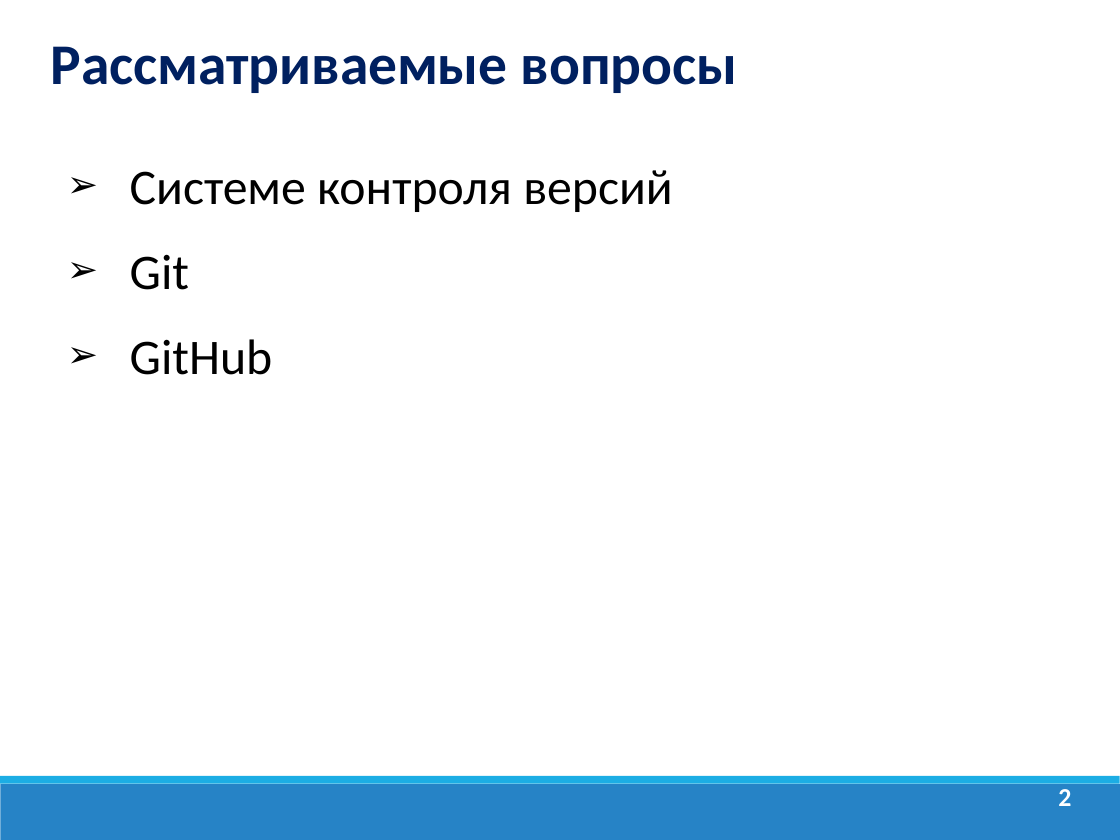
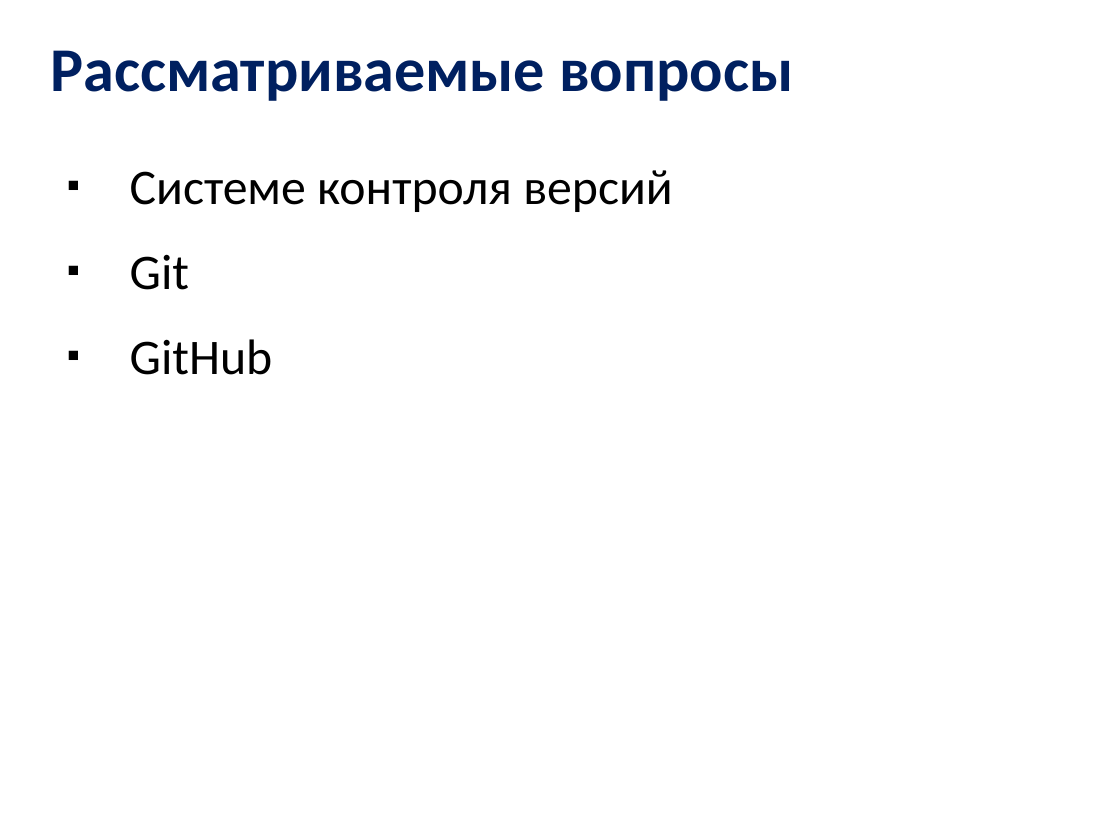
Before and after one commit to dmitry-academy/academy12322, a slide deck: slide 2 of academy12322/resources/presentations/Java Lection 3. Git.ppt. Drawn at 1120x840 pixels with LibreOffice and Linux fonts; fonts in the diff are those of the drawing; background and template pictures are left out. Boxes give left, top, right and bottom in pixels: in the first picture for what was removed or moved away, otherwise in the second. Text is boxed around its words. In the diff, an @@ line names an element or a change of style, - is before the commit and + after.

```diff
--- a/academy12322/resources/presentations/Java Lection 3. Git.ppt
+++ b/academy12322/resources/presentations/Java Lection 3. Git.ppt
@@ text "Рассматриваемые вопросы" at (51,50,793,101): size 37 to 40 pt; line spacing 0.9 to 1 @@
@@ text "Системе контроля версий" at (130,170,672,375): bullet ➢ to ▪ @@
@@ rectangle removed at (0,776,1120,784) @@
@@ rectangle removed at (0,784,1120,840) @@
@@ page number removed at (1058,789,1071,806) @@
-2
```
Also in this commit, not shown: 47 other slides changed, 48 other files.
